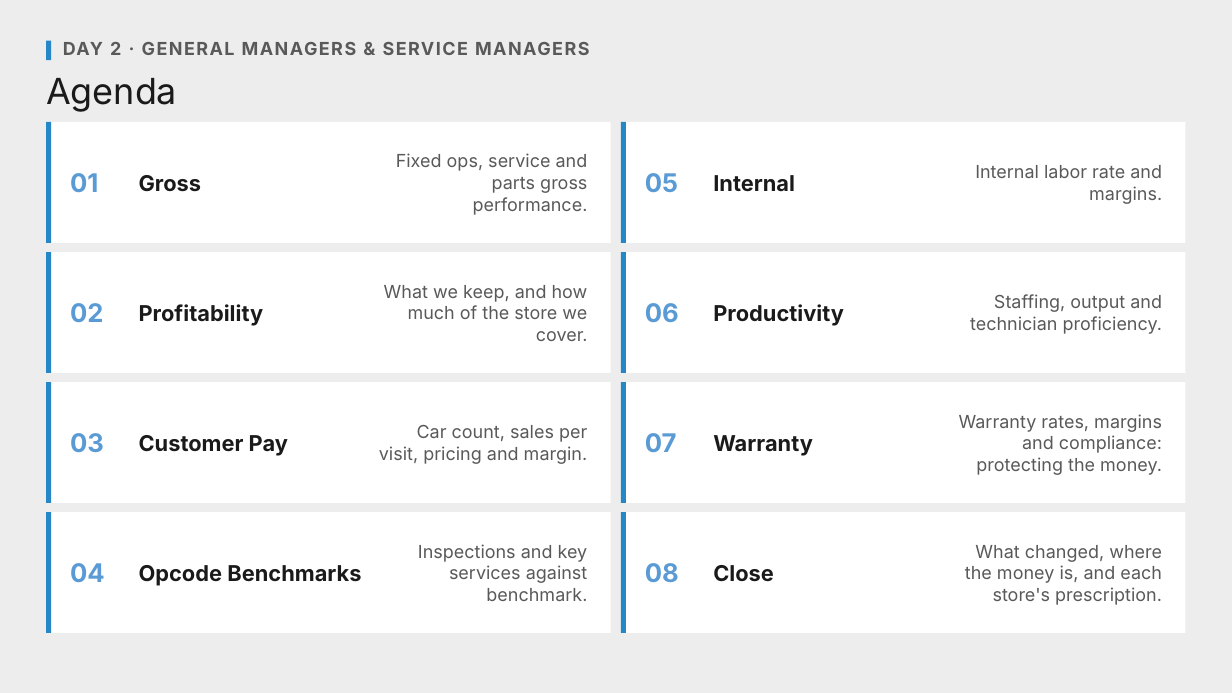
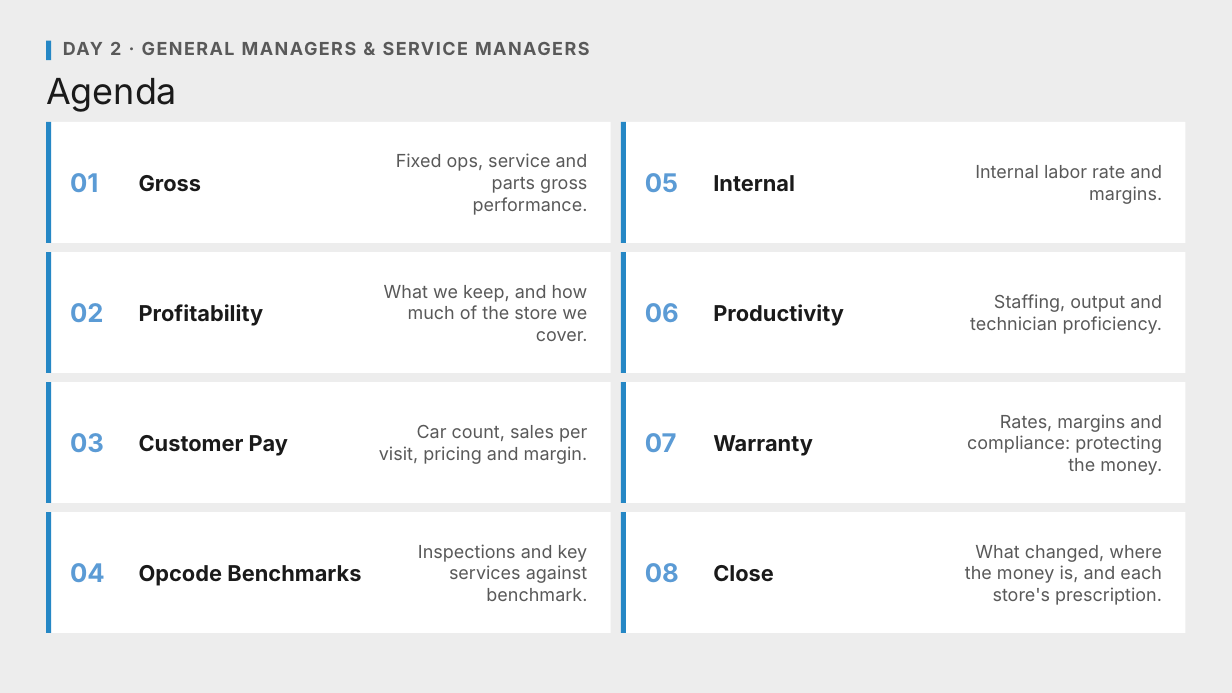
Before and after one commit to Ndresner/Noah, a slide deck: slide 1 of day2-deck/decks/Section Dividers - Review.pptx. Drawn at 1232x693 pixels with LibreOffice and Linux fonts; fonts in the diff are those of the drawing. Boxes give left, top, right and bottom in pixels: in the first picture for what was removed or moved away, otherwise in the second. Text is boxed around its words. In the diff, an @@ line names an element or a change of style, - is before the commit and + after.

```diff
--- a/day2-deck/decks/Section Dividers - Review.pptx
+++ b/day2-deck/decks/Section Dividers - Review.pptx
@@ text at [967,414,1162,475]: text changed @@
-Warranty rates, margins and compliance: protecting the money.
+Rates, margins and compliance: protecting the money.
```
Also in this commit, not shown: 1 other file.
